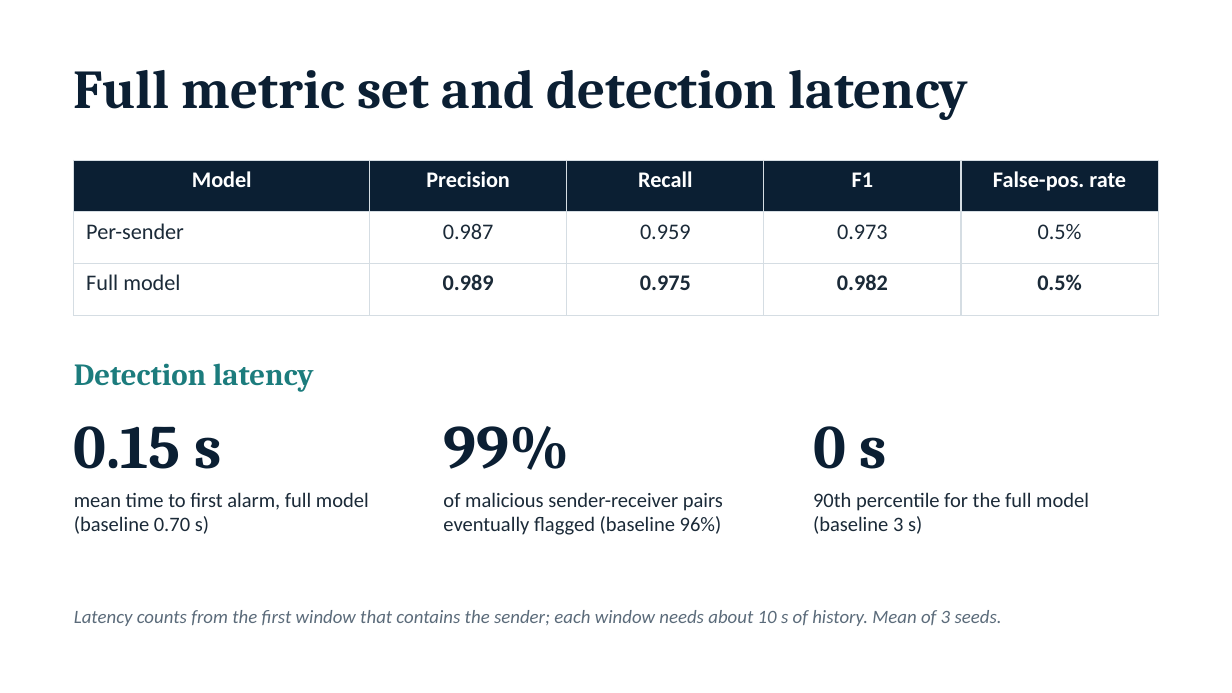
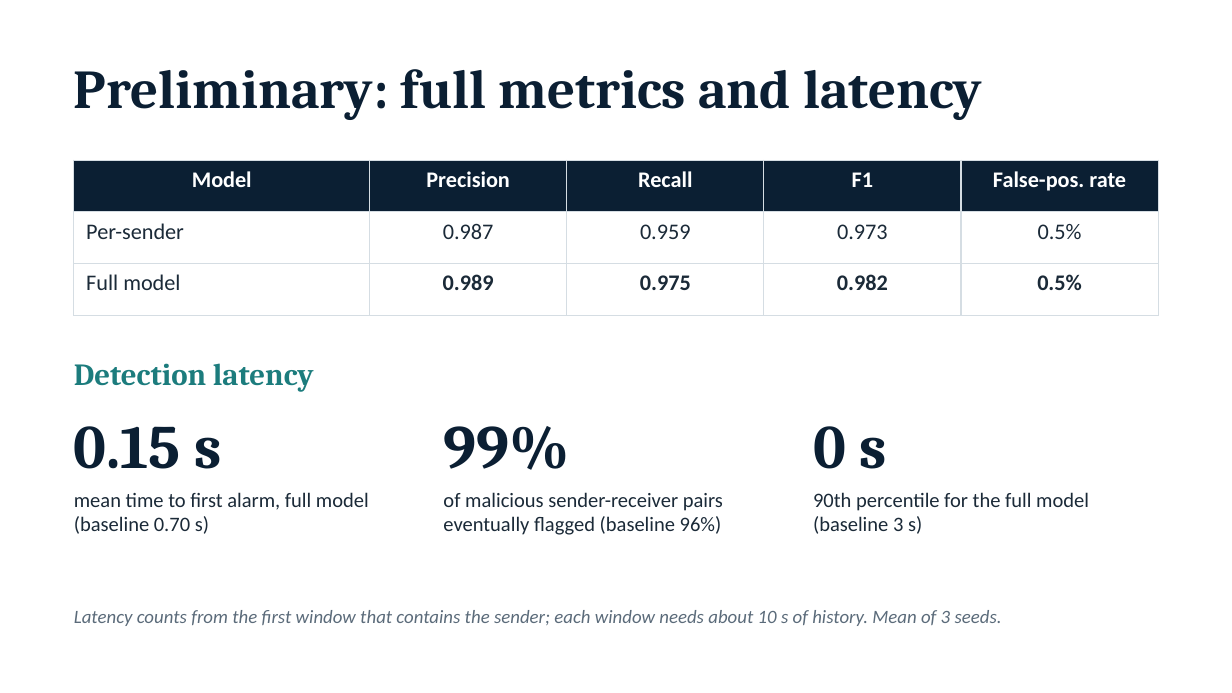
Before and after one commit to ShlokNambiar/Major-Project-, a slide deck: slide 6 of presentation/progress_update.pptx. Drawn at 1232x693 pixels with LibreOffice and Linux fonts; fonts in the diff are those of the drawing. Boxes give left, top, right and bottom in pixels: in the first picture for what was removed or moved away, otherwise in the second. Text is boxed around its words. In the diff, an @@ line names an element or a change of style, - is before the commit and + after.

```diff
--- a/presentation/progress_update.pptx
+++ b/presentation/progress_update.pptx
@@ text at (x1=74, y1=69, x2=982, y2=120): text changed @@
-Full metric set and detection latency
+Preliminary: full metrics and latency
```
Also in this commit, not shown: 3 other slides changed.
